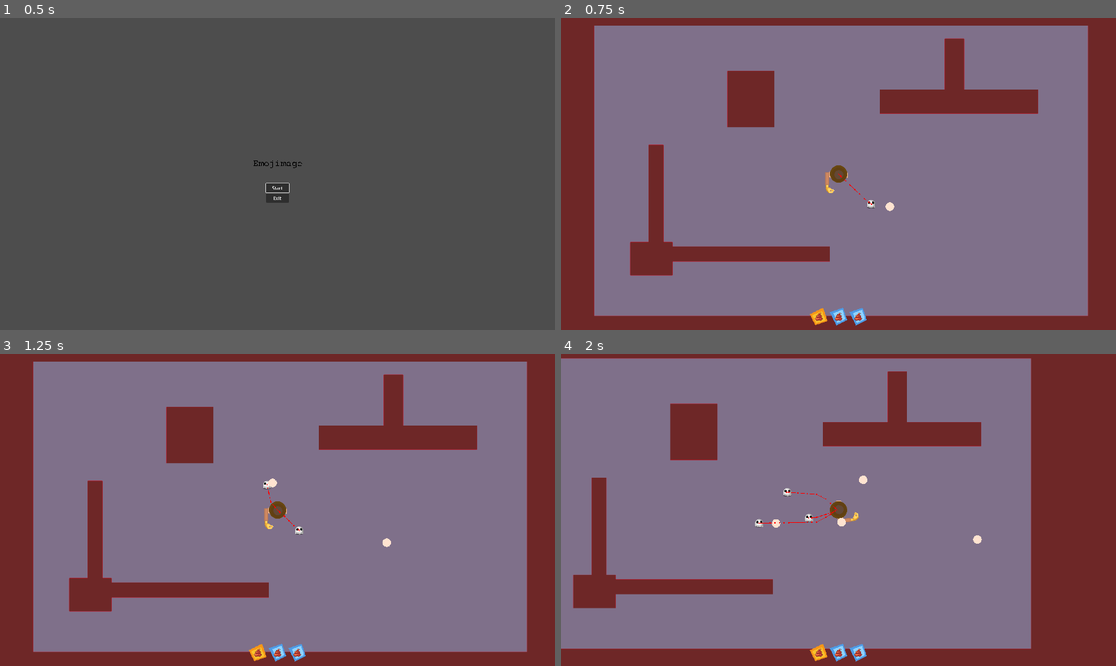
Above: before the commit, frames 1-4 (two rows, left to right).
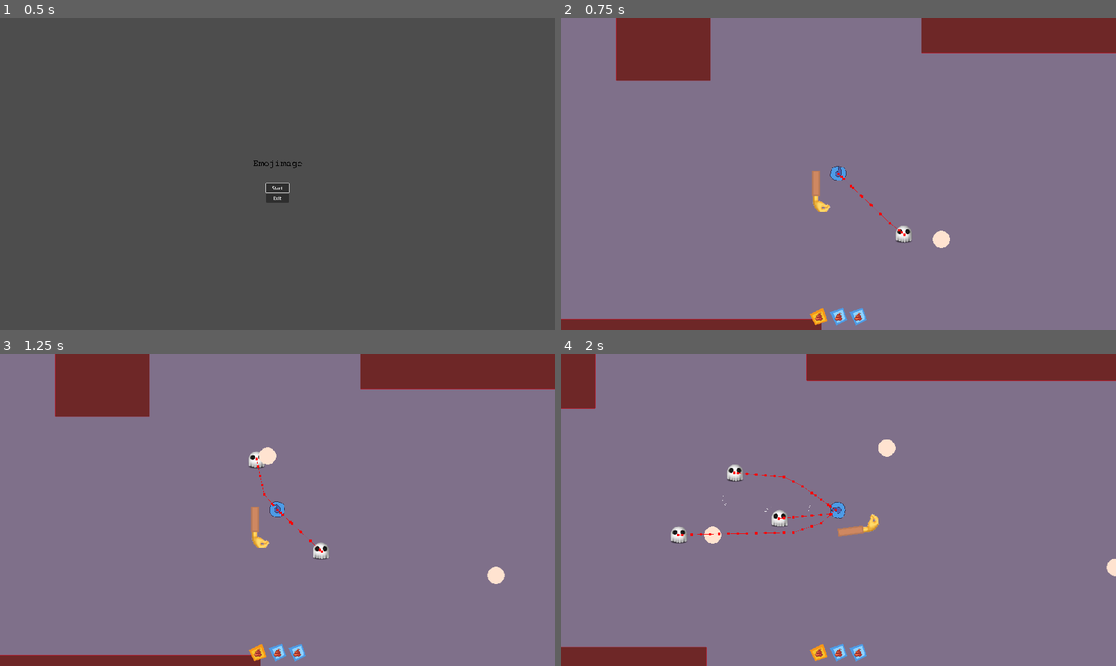
Above: after the commit, the same moments.

Repository: JulianNeuberger/EmojiMage
Game: Godot game, scene res://gui/MainMenu/MainMenu.tscn
Two runs of this game, one before a commit and one after it. Both use one fixed random seed, a clock stepped at 60 frames per second and the inputs below.
Inputs (mouse positions are in pixels of both pictures, inside the frame that each line leads up to):
- Up to frame 1 (0.5 s): no input
- Up to frame 2 (0.75 s): click "Start" at 0.5 s
- Up to frame 3 (1.25 s): no input
- Up to frame 4 (2 s): move the mouse to (960, 494) at 1.27 s; hold D (Right) from 1.28 s (still down); tap S (Bottom) at 1.35 s

Frame 1 is identical in both runs. In frame 2, 28% of the frame differs, in the area x 0-100%, y 0-100%; in frame 3, 28%; in frame 4, 31%.

Commit message:
very important particle polish

Diff:
--- a/PlayerInputs/PlayerMovementHandler.gd
+++ b/PlayerInputs/PlayerMovementHandler.gd
@@ -2,7 +2,11 @@
 class_name PlayerMovementHandler
 
 var target: CharacterBody2D
+@onready var step_particle_system: CPUParticles2D = get_parent().find_child("StepParticles")
+@onready var animated_sprite: AnimatedSprite2D = get_parent().find_child("AnimatedSprite2D")
+@export var step_interval_seconds: float = .5
 
+var _last_step = -INF
 
 
 func _ready():
@@ -11,3 +15,17 @@
 
 func _process(delta):
 	target.velocity = Input.get_vector("Left", "Right", "Top", "Bottom")
+
+	var now_seconds = Time.get_ticks_msec() / 1000.0
+	var is_running = target.velocity.length_squared() > 0
+
+	if is_running:
+		animated_sprite.speed_scale = 1.0
+	else:
+		animated_sprite.speed_scale = 0.2
+
+	var should_step = now_seconds >= _last_step + step_interval_seconds
+	step_particle_system.emitting = false
+	if is_running and should_step:
+		_last_step = now_seconds
+		step_particle_system.emitting = true
--- a/bullet/Bullet.gd
+++ b/bullet/Bullet.gd
@@ -20,7 +20,9 @@
 	timer.start()
 
 func _process(delta):
-	move_and_slide()
+	var collided = move_and_slide()
+	if collided:
+		queue_free()
 
 func on_bullet_hit(target: HurtBox):
 	print("hit")
--- a/bullet/Bullet.tscn
+++ b/bullet/Bullet.tscn
@@ -11,7 +11,6 @@
 
 [node name="Bullet" type="CharacterBody2D"]
 collision_layer = 128
-collision_mask = 0
 script = ExtResource("1_qorbx")
 start_direction = Vector2(1, 2.08165e-12)
 
--- a/enemies/basic_enemy.tscn
+++ b/enemies/basic_enemy.tscn
@@ -12,6 +12,8 @@
 [sub_resource type="CircleShape2D" id="CircleShape2D_mipyo"]
 
 [node name="Basic Enemy" type="CharacterBody2D"]
+collision_layer = 2
+collision_mask = 3
 motion_mode = 1
 script = ExtResource("1_mfs7k")
 
--- a/levels/testbed.tscn
+++ b/levels/testbed.tscn
@@ -51,6 +51,7 @@
 inventory = SubResource("Resource_7xwms")
 
 [node name="Camera2D" type="Camera2D" parent="Wizard"]
+zoom = Vector2(2, 2)
 
 [node name="CanvasLayer" type="CanvasLayer" parent="."]
 
--- a/wizard/Wizard.tscn
+++ b/wizard/Wizard.tscn
@@ -1,9 +1,9 @@
-[gd_scene load_steps=14 format=3 uid="uid://xmuma7eni4"]
+[gd_scene load_steps=19 format=3 uid="uid://xmuma7eni4"]
 
-[ext_resource type="Texture2D" uid="uid://dlxc70y6ry15" path="res://wizard/Wizard.png" id="1_4ougy"]
 [ext_resource type="Script" path="res://wizard/Wizard.gd" id="1_ppgnw"]
 [ext_resource type="Resource" uid="uid://cfgy83j6ccydw" path="res://wizard/wizard_movement.tres" id="2_uwvth"]
 [ext_resource type="Script" path="res://Inventory/Inventory.gd" id="3_gf4u5"]
+[ext_resource type="Texture2D" uid="uid://cdpt54yos0did" path="res://wizard/wizard_sprite.png" id="4_k87nx"]
 [ext_resource type="PackedScene" path="res://PlayerInputs/PlayerTriggerHandler.tscn" id="6_yj3gn"]
 [ext_resource type="PackedScene" uid="uid://by5awb2fb57hl" path="res://PlayerInputs/PlayerMovementHandler.tscn" id="7_7d58m"]
 [ext_resource type="PackedScene" uid="uid://kk4usio0ih0s" path="res://Wand/Wand.tscn" id="7_oqb2r"]
@@ -11,22 +11,70 @@
 [ext_resource type="PackedScene" uid="uid://mxr10d1iunr0" path="res://PlayerInputs/PlayerRotationHandler.tscn" id="8_jam5k"]
 [ext_resource type="Script" path="res://health.gd" id="9_4lcvr"]
 [ext_resource type="Resource" path="res://Wand/HandWand.tres" id="10_8gpsv"]
+[ext_resource type="Texture2D" uid="uid://ivan7v0fyelc" path="res://wizard/run_particles.png" id="12_c5st4"]
 
 [sub_resource type="Resource" id="Resource_s7won"]
 script = ExtResource("3_gf4u5")
 slots = Array[Resource("res://Wand/WandResource.gd")]([])
 max_slots = 3
 
+[sub_resource type="CanvasItemMaterial" id="CanvasItemMaterial_si4m8"]
+particles_animation = true
+particles_anim_h_frames = 5
+particles_anim_v_frames = 1
+particles_anim_loop = false
+
+[sub_resource type="AtlasTexture" id="AtlasTexture_lp8yl"]
+atlas = ExtResource("4_k87nx")
+region = Rect2(0, 0, 32, 32)
+
+[sub_resource type="AtlasTexture" id="AtlasTexture_4jsj2"]
+atlas = ExtResource("4_k87nx")
+region = Rect2(32, 0, 32, 32)
+
+[sub_resource type="SpriteFrames" id="SpriteFrames_iyuba"]
+animations = [{
+"frames": [{
+"duration": 1.0,
+"texture": SubResource("AtlasTexture_lp8yl")
+}, {
+"duration": 1.0,
+"texture": SubResource("AtlasTexture_4jsj2")
+}],
+"loop": true,
+"name": &"default",
+"speed": 5.0
+}]
+
 [sub_resource type="CircleShape2D" id="CircleShape2D_tejw6"]
-radius = 28.0179
+radius = 12.0416
 
 [node name="Wizard" type="CharacterBody2D" groups=["player", "saveable"]]
 script = ExtResource("1_ppgnw")
 movement_parameters = ExtResource("2_uwvth")
 inventory = SubResource("Resource_s7won")
 
-[node name="Sprite2D" type="Sprite2D" parent="."]
-texture = ExtResource("1_4ougy")
+[node name="StepParticles" type="CPUParticles2D" parent="."]
+material = SubResource("CanvasItemMaterial_si4m8")
+emitting = false
+amount = 128
+explosiveness = 0.19
+texture = ExtResource("12_c5st4")
+emission_shape = 1
+emission_sphere_radius = 10.0
+spread = 180.0
+gravity = Vector2(0, 0)
+initial_velocity_min = 10.21
+initial_velocity_max = 10.21
+anim_speed_min = 1.0
+anim_speed_max = 1.0
+anim_offset_max = 1.0
+
+[node name="AnimatedSprite2D" type="AnimatedSprite2D" parent="."]
+rotation = 1.57079
+sprite_frames = SubResource("SpriteFrames_iyuba")
+autoplay = "default"
+frame_progress = 0.294461
 
 [node name="CollisionShape2D" type="CollisionShape2D" parent="."]
 shape = SubResource("CircleShape2D_tejw6")
@@ -35,6 +83,7 @@
 triggers_per_second = 10
 
 [node name="PlayerMovementHandler" parent="." instance=ExtResource("7_7d58m")]
+step_interval_seconds = 0.25
 
 [node name="PlayerRotationHandler" parent="." instance=ExtResource("8_jam5k")]
 
Not shown: 1 places in enemies/ShootingEnemy.tscn that only renumber resources
Binary file added: wizard/run_particles.aseprite
Binary file added: wizard/run_particles.png
Not shown, added: wizard/run_particles.png.import
Binary file added: wizard/wizard_sprite.aseprite
Binary file added: wizard/wizard_sprite.png
Not shown, added: wizard/wizard_sprite.png.import
